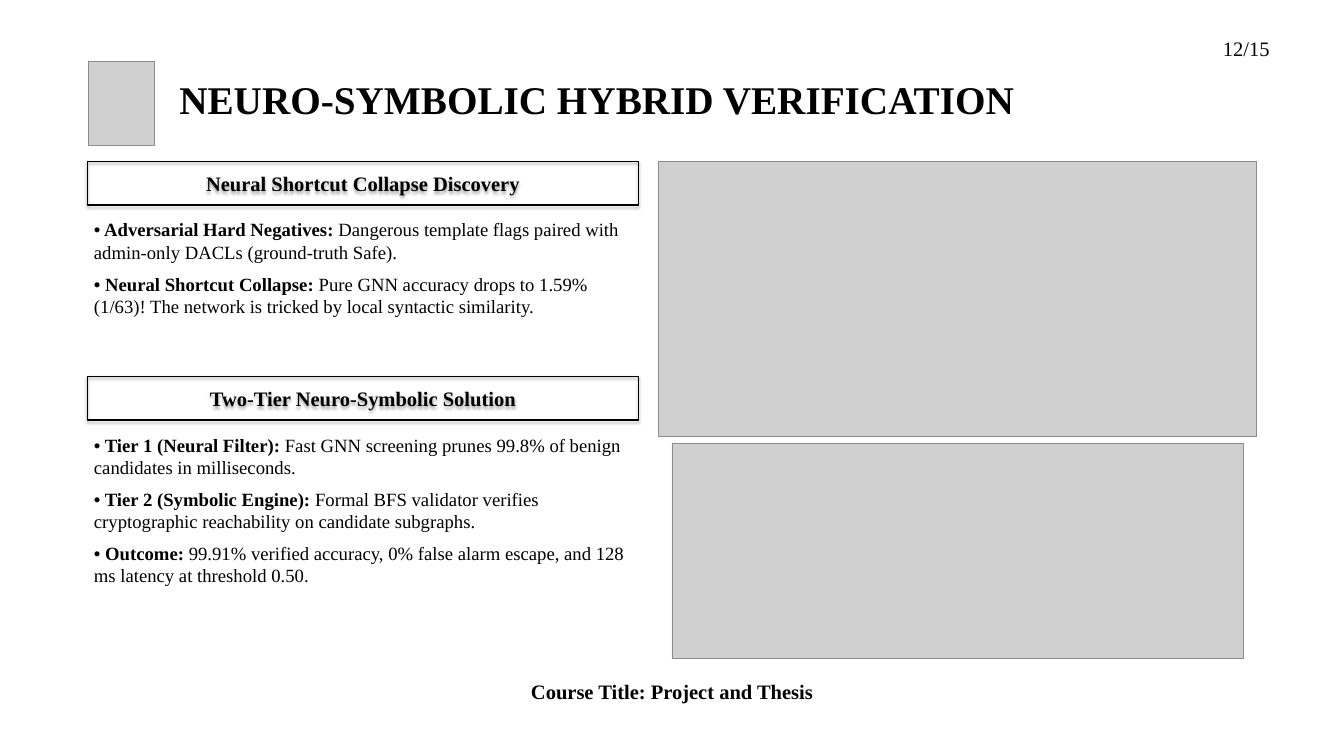
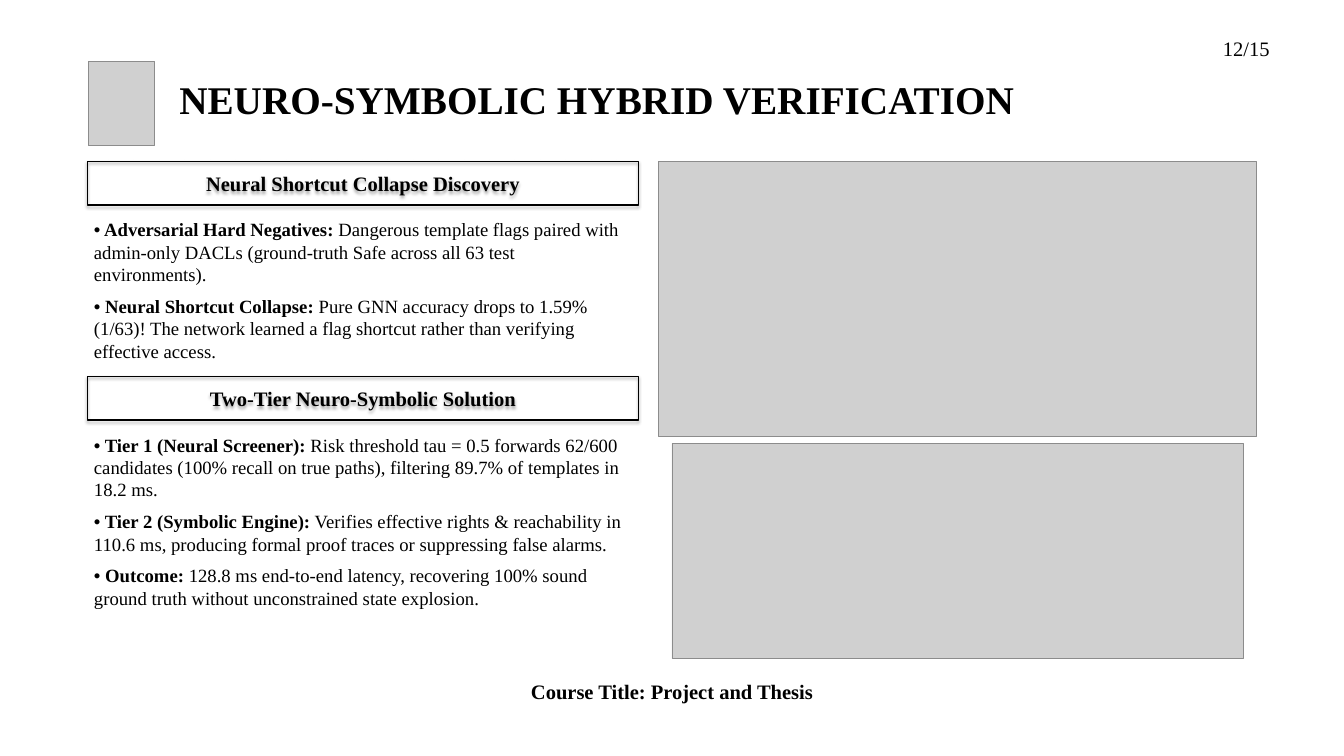
Before and after one commit to hasanshahriar32/GOAD, a slide deck: slide 12 of thesis_paper/certgraph_thesis_defense.pptx. Drawn at 1344x756 pixels with LibreOffice and Linux fonts; fonts in the diff are those of the drawing; grey boxes stand for pictures; background and template pictures are left out. Boxes give left, top, right and bottom in pixels: in the first picture for what was removed or moved away, otherwise in the second. Text is boxed around its words. In the diff, an @@ line names an element or a change of style, - is before the commit and + after.

```diff
--- a/thesis_paper/certgraph_thesis_defense.pptx
+++ b/thesis_paper/certgraph_thesis_defense.pptx
@@ text at (94, 223, 618, 359): text changed @@
-• Adversarial Hard Negatives: Dangerous template flags paired with admin-only DACLs (ground-truth Safe).
-• Neural Shortcut Collapse: Pure GNN accuracy drops to 1.59% (1/63)! The network is tricked by local syntactic similarity.
+• Adversarial Hard Negatives: Dangerous template flags paired with admin-only DACLs (ground-truth Safe across all 63 test environments).
+• Neural Shortcut Collapse: Pure GNN accuracy drops to 1.59% (1/63)! The network learned a flag shortcut rather than verifying effective access.
@@ text at (94, 439, 621, 609): text changed @@
-• Tier 1 (Neural Filter): Fast GNN screening prunes 99.8% of benign candidates in milliseconds.
-• Tier 2 (Symbolic Engine): Formal BFS validator verifies cryptographic reachability on candidate subgraphs.
-• Outcome: 99.91% verified accuracy, 0% false alarm escape, and 128 ms latency at threshold 0.50.
+• Tier 1 (Neural Screener): Risk threshold tau = 0.5 forwards 62/600 candidates (100% recall on true paths), filtering 89.7% of templates in 18.2 ms.
+• Tier 2 (Symbolic Engine): Verifies effective rights & reachability in 110.6 ms, producing formal proof traces or suppressing false alarms.
+• Outcome: 128.8 ms end-to-end latency, recovering 100% sound ground truth without unconstrained state explosion.
```
Also in this commit, not shown: 10 other slides changed, 2 other files.
